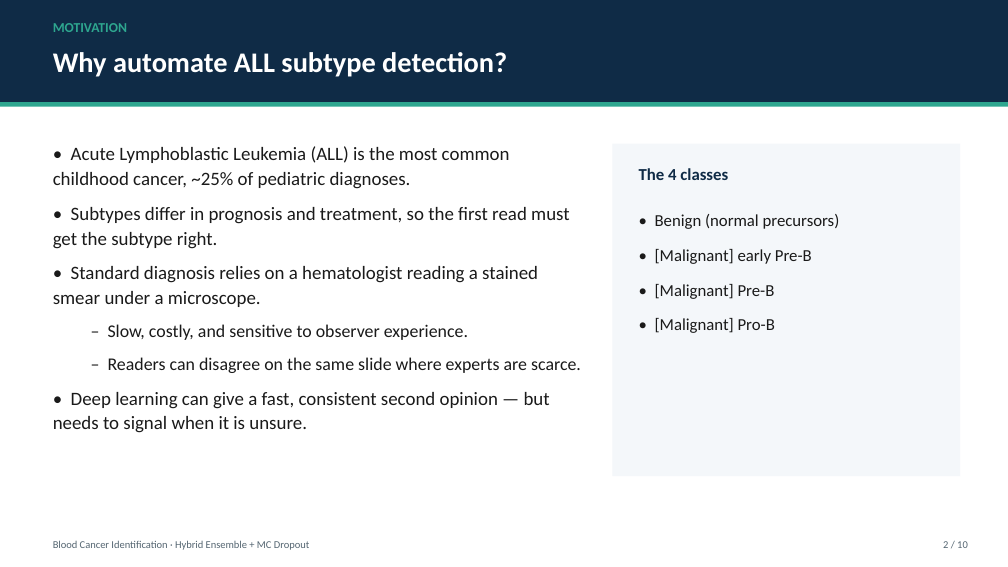
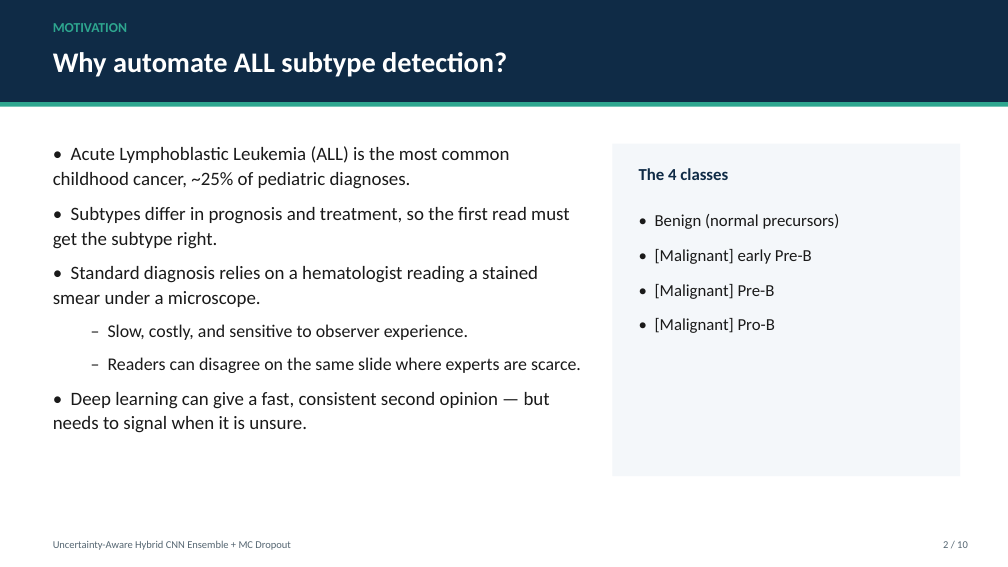
Before and after one commit to vvvvvivekkk/blood-cancer-detection, a slide deck: slide 2 of docs/presentation.pptx. Drawn at 1008x567 pixels with LibreOffice and Linux fonts; fonts in the diff are those of the drawing. Boxes give left, top, right and bottom in pixels: in the first picture for what was removed or moved away, otherwise in the second. Text is boxed around its words. In the diff, an @@ line names an element or a change of style, - is before the commit and + after.

```diff
--- a/docs/presentation.pptx
+++ b/docs/presentation.pptx
@@ text at box(53, 540, 290, 550): text changed @@
-Blood Cancer Identification · Hybrid Ensemble + MC Dropout
+Uncertainty-Aware Hybrid CNN Ensemble + MC Dropout
```
Also in this commit, not shown: 8 other slides changed.
